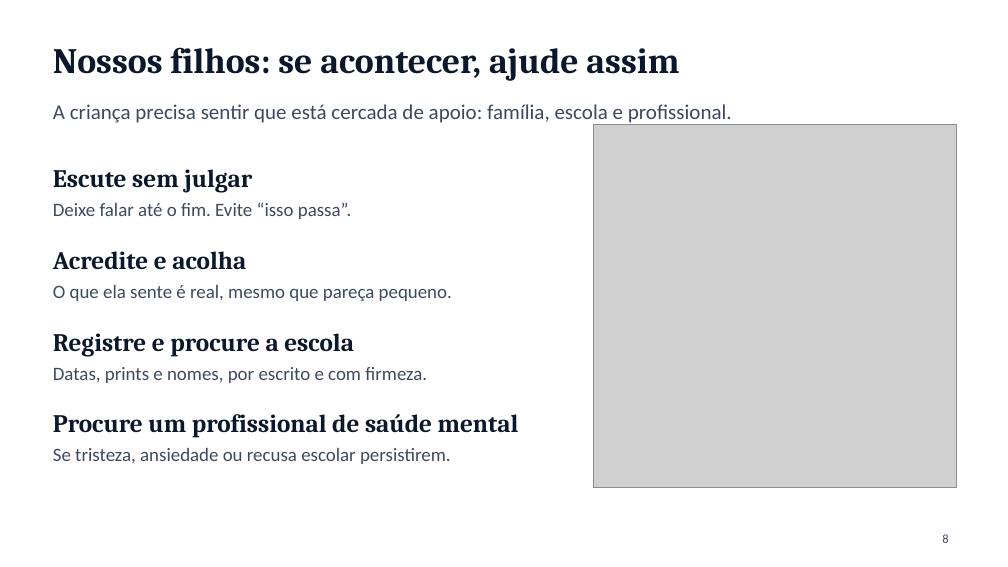
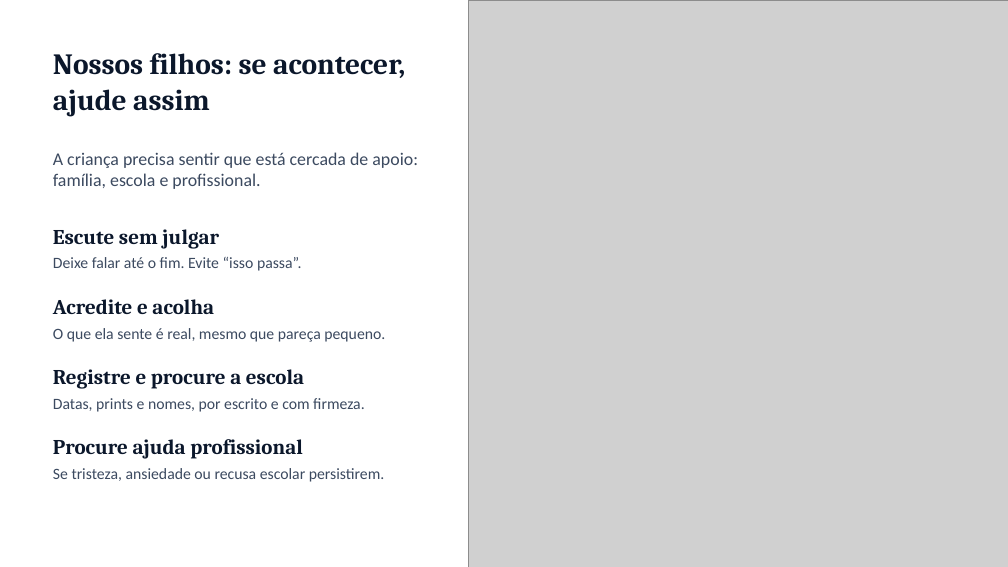
Before and after one commit to ebarroso12/ocorpoexplica, a slide deck: slide 8 of apresentacoes/bullying-saude-mental-escola.pptx. Drawn at 1008x567 pixels with LibreOffice and Linux fonts; fonts in the diff are those of the drawing; grey boxes stand for pictures; background and template pictures are left out. Boxes give left, top, right and bottom in pixels: in the first picture for what was removed or moved away, otherwise in the second. Text is boxed around its words. In the diff, an @@ line names an element or a change of style, - is before the commit and + after.

```diff
--- a/apresentacoes/bullying-saude-mental-escola.pptx
+++ b/apresentacoes/bullying-saude-mental-escola.pptx
@@ picture added at [469,0,1008,567] @@
@@ title "Nossos filhos: se acontecer, ajude ..." at [53,53,405,116]: size 34 to 28 pt @@
@@ text "A criança precisa sentir que ...": place and size @@
-text "A criança precisa sentir que ..." at [53,104,732,125]
+text "A criança precisa sentir que ..." at [53,152,418,189]
@@ text "A criança precisa sentir que ..." at [53,152,418,189]: size 20 to 17 pt @@
@@ picture removed at [594,125,957,488] @@
@@ size 24 to 20 pt in 3 elements at [53,369,304,389], [53,299,214,314], [53,229,219,249] @@
@@ text "Escute sem julgar": place and size @@
-text "Escute sem julgar" at [53,169,252,193]
+text "Escute sem julgar" at [53,229,219,249]
@@ size 18 to 15 pt in 4 elements at [53,468,384,482], [53,398,365,412], [53,328,385,342], [53,257,302,271] @@
@@ text "Deixe falar até o fim. ...": place and size @@
-text "Deixe falar até o fim. ..." at [53,202,352,219]
+text "Deixe falar até o fim. ..." at [53,257,302,271]
@@ text "Acredite e acolha": place and size @@
-text "Acredite e acolha" at [53,251,246,269]
+text "Acredite e acolha" at [53,299,214,314]
@@ text "O que ela sente é ...": place and size @@
-text "O que ela sente é ..." at [53,285,452,301]
+text "O que ela sente é ..." at [53,328,385,342]
@@ text "Registre e procure a escola": place and size @@
-text "Registre e procure a escola" at [53,333,354,357]
+text "Registre e procure a escola" at [53,369,304,389]
@@ text "Datas, prints e nomes, por ...": place and size @@
-text "Datas, prints e nomes, por ..." at [53,367,427,383]
+text "Datas, prints e nomes, por ..." at [53,398,365,412]
@@ text at [53,439,302,459]: text changed; size 24 to 20 pt @@
-Procure um profissional de saúde mental
+Procure ajuda profissional
@@ text "Se tristeza, ansiedade ou recusa ...": place and size @@
-text "Se tristeza, ansiedade ou recusa ..." at [53,448,451,464]
+text "Se tristeza, ansiedade ou recusa ..." at [53,468,384,482]
@@ page number removed at [942,534,948,543] @@
-8
```
Also in this commit, not shown: 12 other slides changed, 9 other files.
